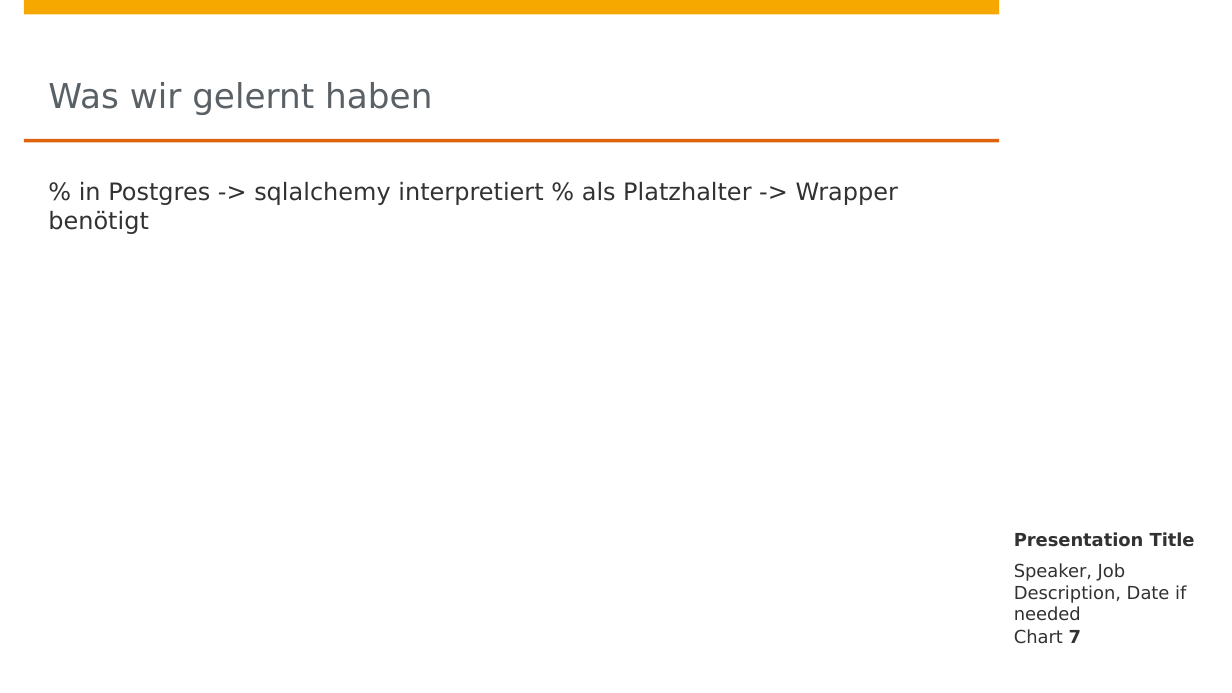
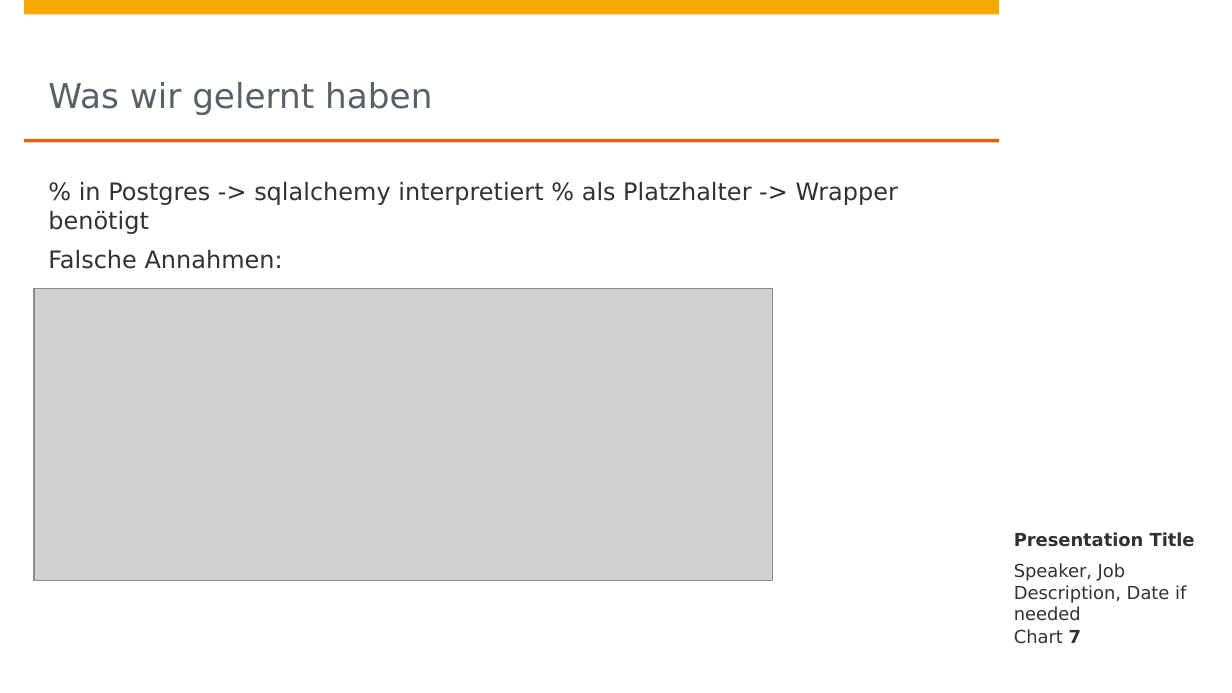
Before and after one commit to johanneshoetter/Health-Data-Integration, a slide deck: slide 7 of presentations/integration.pptx. Drawn at 1232x693 pixels with LibreOffice and Linux fonts; fonts in the diff are those of the drawing; grey boxes stand for pictures; background and template pictures are left out. Boxes give left, top, right and bottom in pixels: in the first picture for what was removed or moved away, otherwise in the second. Text is boxed around its words. In the diff, an @@ line names an element or a change of style, - is before the commit and + after.

```diff
--- a/presentations/integration.pptx
+++ b/presentations/integration.pptx
@@ text at (x1=48, y1=249, x2=283, y2=269): paragraph added @@
+Falsche Annahmen:
@@ picture added at (x1=34, y1=288, x2=772, y2=580) @@
```
Also in this commit, not shown: 4 other files.
